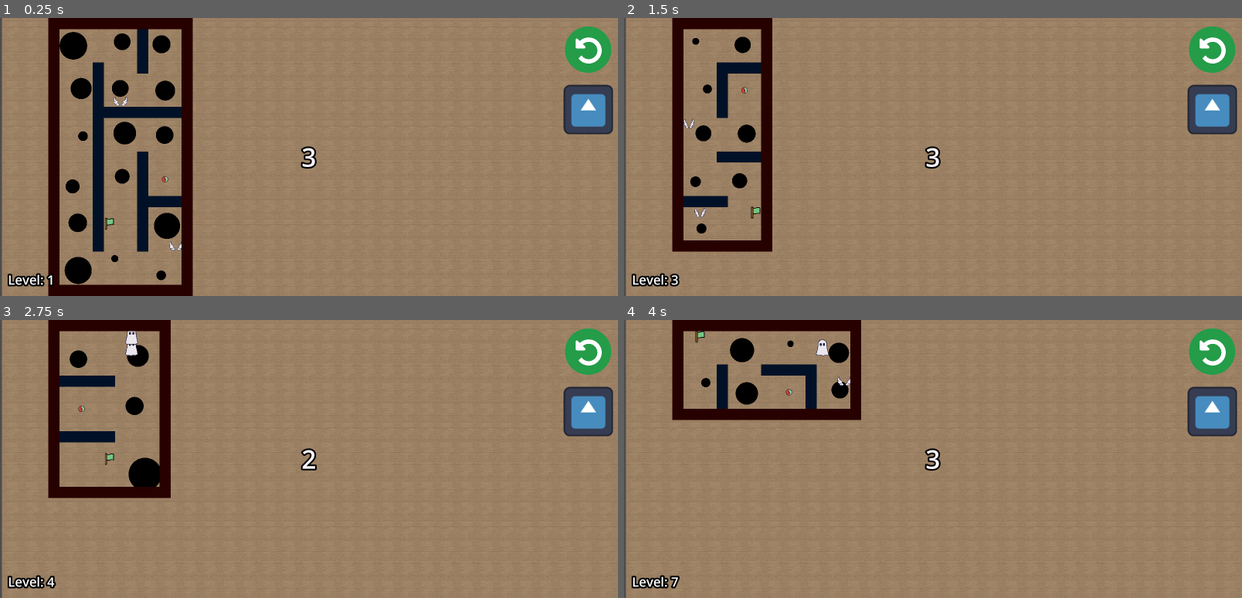
Above: before the commit, frames 1-4 (two rows, left to right).
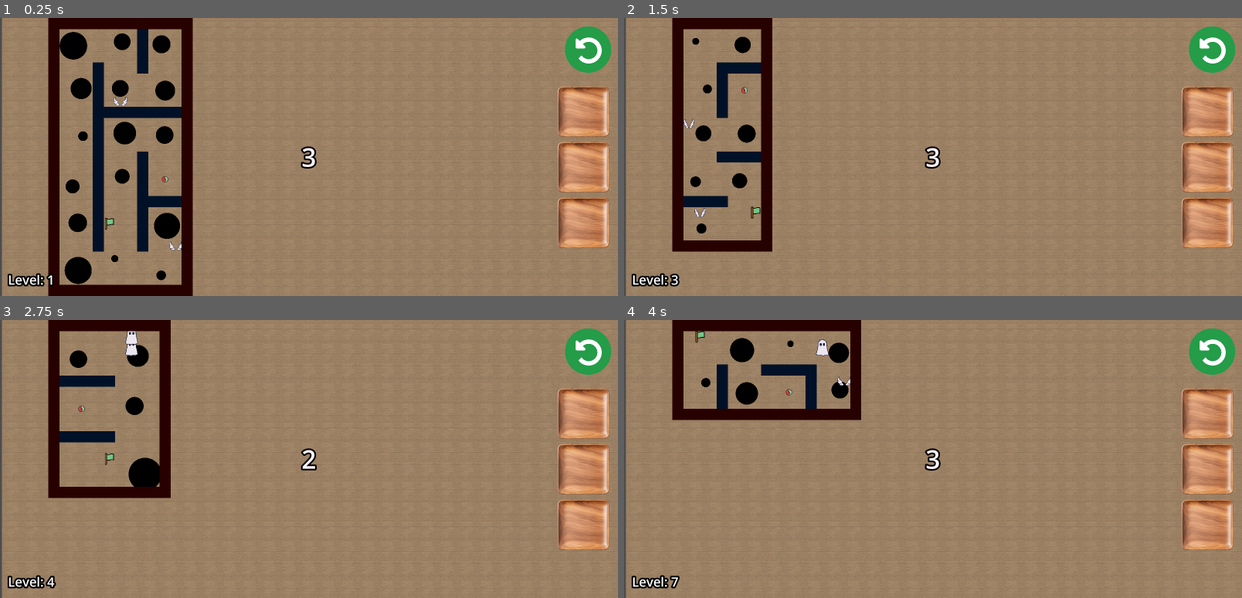
Above: after the commit, the same moments.

Repository: Herovero/GyroMaze
Game: Godot game, scene res://Scenes/main.tscn
Same seed, same stepped clock (60 frames per second), same inputs: the game is played once before the commit and once after it. The engine's default icon, where the game draws it, is replaced by a stand-in: a white triangle on a blue panel in a dark square.
Inputs:
- Up to frame 1 (0.25 s): no input
- Up to frame 2 (1.5 s): tap Enter (ui_accept) at 0.5, 0.77 s; hold Right (ui_right) 0.53-1.28 s; hold Down (ui_down) from 1.28 s (still down)
- Up to frame 3 (2.75 s): tap Enter (ui_accept) at 1.52 s; release Down (ui_down) at 2.03 s; hold Right (ui_right) from 2.03 s (still down)
- Up to frame 4 (4 s): release Right (ui_right) at 2.78 s; hold Up (ui_up) 2.78-3.53 s; tap Enter (ui_accept) at 3.02, 3.5, 3.77 s; hold Left (ui_left) from 3.53 s (still down)

The runs differ from the first frame. In frame 1, 4.4% of the frame differs, in the area x 90-100%, y 23-83%; in frame 2, 4.4%; in frame 3, 4.4%; in frame 4, 4.4%.

Commit message:
Redesigned item slot

Diff:
--- a/Scenes/main.tscn
+++ b/Scenes/main.tscn
@@ -10,9 +10,9 @@
 [ext_resource type="Texture2D" uid="uid://kwratvx20eml" path="res://Assets/0000.png" id="8_344ge"]
 [ext_resource type="Script" uid="uid://cepi1p1cjfakw" path="res://Scripts/level_count.gd" id="8_ynf5e"]
 [ext_resource type="PackedScene" uid="uid://dbm528w4u35n0" path="res://Scenes/finish_point.tscn" id="10_hptm8"]
+[ext_resource type="PackedScene" uid="uid://cy81f3sgiqhtq" path="res://Scenes/powerup_slot.tscn" id="10_jkdf5"]
 [ext_resource type="PackedScene" uid="uid://ggicmeg7fv1h" path="res://Scenes/powerup_ghost.tscn" id="11_d1ilt"]
 [ext_resource type="PackedScene" uid="uid://bi5snb0ma00j1" path="res://Scenes/powerup_wing.tscn" id="12_6iyac"]
-[ext_resource type="Texture2D" uid="uid://b3tfysm02hjvn" path="res://icon.svg" id="13_fdnlq"]
 
 [node name="Node2D" type="Node2D"]
 
@@ -70,17 +70,24 @@
 
 [node name="InGameUIs" type="CanvasLayer" parent="."]
 
+[node name="powerup_slot1" parent="InGameUIs" instance=ExtResource("10_jkdf5")]
+position = Vector2(2120, 220)
+scale = Vector2(0.8, 0.8)
+
+[node name="powerup_slot2" parent="InGameUIs" instance=ExtResource("10_jkdf5")]
+position = Vector2(2120, 436)
+scale = Vector2(0.8, 0.8)
+
+[node name="powerup_slot3" parent="InGameUIs" instance=ExtResource("10_jkdf5")]
+position = Vector2(2120.0002, 651.9999)
+scale = Vector2(0.8, 0.8)
+
 [node name="ResetButton" type="TouchScreenButton" parent="InGameUIs"]
 z_index = 5
 position = Vector2(2194, 33)
 scale = Vector2(0.3, 0.3)
 texture_normal = ExtResource("6_ynf5e")
 action = "ui_accept"
-
-[node name="power_slot1" type="TouchScreenButton" parent="InGameUIs"]
-position = Vector2(2189, 260)
-scale = Vector2(1.5, 1.5)
-texture_normal = ExtResource("13_fdnlq")
 
 [node name="time_countdown" type="Label" parent="InGameUIs"]
 z_index = 2
@@ -109,4 +116,8 @@
 script = ExtResource("8_ynf5e")
 
 [connection signal="timeout" from="Timer" to="Player" method="_on_timer_timeout"]
-[connection signal="released" from="InGameUIs/power_slot1" to="Player" method="_on_powerup_button_released"]
+[connection signal="released" from="InGameUIs/powerup_slot1" to="Player" method="_on_powerup_slot_1_released"]
+[connection signal="released" from="InGameUIs/powerup_slot2" to="Player" method="_on_powerup_slot_2_released"]
+[connection signal="released" from="InGameUIs/powerup_slot3" to="Player" method="_on_powerup_slot_3_released"]
+
+[editable path="InGameUIs/powerup_slot1"]
--- /dev/null
+++ b/Scenes/powerup_slot.tscn
@@ -0,0 +1,141 @@
+[gd_scene load_steps=9 format=3 uid="uid://cy81f3sgiqhtq"]
+
+[ext_resource type="Texture2D" uid="uid://duhvw5fu5hohl" path="res://Assets/item_slot.png" id="1_0gmsy"]
+[ext_resource type="Script" uid="uid://dc1wvh8fx1feb" path="res://Scripts/powerup_slot.gd" id="2_ayo7n"]
+[ext_resource type="Texture2D" uid="uid://ds7tndtrb58hf" path="res://Assets/power-ups/ghost/_a_frm0,2020.png" id="2_m1ae8"]
+[ext_resource type="Texture2D" uid="uid://c0to5aemxs3un" path="res://Assets/power-ups/wing/_a_frm0,2020.png" id="3_ayo7n"]
+
+[sub_resource type="Animation" id="Animation_t2fo7"]
+resource_name = "ghost"
+length = 0.3
+tracks/0/type = "value"
+tracks/0/imported = false
+tracks/0/enabled = true
+tracks/0/path = NodePath("Ghost:scale")
+tracks/0/interp = 1
+tracks/0/loop_wrap = true
+tracks/0/keys = {
+"times": PackedFloat32Array(0, 0.16666667, 0.3),
+"transitions": PackedFloat32Array(1, 1, 1),
+"update": 0,
+"values": [Vector2(0.01, 0.01), Vector2(0.3, 0.3), Vector2(0.25, 0.25)]
+}
+tracks/1/type = "value"
+tracks/1/imported = false
+tracks/1/enabled = true
+tracks/1/path = NodePath("Ghost:visible")
+tracks/1/interp = 1
+tracks/1/loop_wrap = true
+tracks/1/keys = {
+"times": PackedFloat32Array(0),
+"transitions": PackedFloat32Array(1),
+"update": 1,
+"values": [true]
+}
+
+[sub_resource type="Animation" id="Animation_5m144"]
+length = 0.001
+tracks/0/type = "value"
+tracks/0/imported = false
+tracks/0/enabled = true
+tracks/0/path = NodePath("Ghost:scale")
+tracks/0/interp = 1
+tracks/0/loop_wrap = true
+tracks/0/keys = {
+"times": PackedFloat32Array(0),
+"transitions": PackedFloat32Array(1),
+"update": 0,
+"values": [Vector2(0.01, 0.01)]
+}
+tracks/1/type = "value"
+tracks/1/imported = false
+tracks/1/enabled = true
+tracks/1/path = NodePath("Ghost:visible")
+tracks/1/interp = 1
+tracks/1/loop_wrap = true
+tracks/1/keys = {
+"times": PackedFloat32Array(0),
+"transitions": PackedFloat32Array(1),
+"update": 1,
+"values": [false]
+}
+tracks/2/type = "value"
+tracks/2/imported = false
+tracks/2/enabled = true
+tracks/2/path = NodePath("Wing:scale")
+tracks/2/interp = 1
+tracks/2/loop_wrap = true
+tracks/2/keys = {
+"times": PackedFloat32Array(0),
+"transitions": PackedFloat32Array(1),
+"update": 0,
+"values": [Vector2(0.01, 0.01)]
+}
+tracks/3/type = "value"
+tracks/3/imported = false
+tracks/3/enabled = true
+tracks/3/path = NodePath("Wing:visible")
+tracks/3/interp = 1
+tracks/3/loop_wrap = true
+tracks/3/keys = {
+"times": PackedFloat32Array(0),
+"transitions": PackedFloat32Array(1),
+"update": 1,
+"values": [false]
+}
+
+[sub_resource type="Animation" id="Animation_8jqoi"]
+resource_name = "wing"
+length = 0.3
+tracks/0/type = "value"
+tracks/0/imported = false
+tracks/0/enabled = true
+tracks/0/path = NodePath("Wing:scale")
+tracks/0/interp = 1
+tracks/0/loop_wrap = true
+tracks/0/keys = {
+"times": PackedFloat32Array(0, 0.15, 0.3),
+"transitions": PackedFloat32Array(1, 1, 1),
+"update": 0,
+"values": [Vector2(0.01, 0.01), Vector2(0.35, 0.35), Vector2(0.3, 0.3)]
+}
+tracks/1/type = "value"
+tracks/1/imported = false
+tracks/1/enabled = true
+tracks/1/path = NodePath("Wing:visible")
+tracks/1/interp = 1
+tracks/1/loop_wrap = true
+tracks/1/keys = {
+"times": PackedFloat32Array(0),
+"transitions": PackedFloat32Array(1),
+"update": 1,
+"values": [true]
+}
+
+[sub_resource type="AnimationLibrary" id="AnimationLibrary_kpe6h"]
+_data = {
+&"RESET": SubResource("Animation_5m144"),
+&"ghost": SubResource("Animation_t2fo7"),
+&"wing": SubResource("Animation_8jqoi")
+}
+
+[node name="powerup_slot" type="TouchScreenButton"]
+texture_normal = ExtResource("1_0gmsy")
+script = ExtResource("2_ayo7n")
+
+[node name="Ghost" type="Sprite2D" parent="."]
+visible = false
+position = Vector2(180, 180)
+scale = Vector2(0.01, 0.01)
+texture = ExtResource("2_m1ae8")
+
+[node name="Wing" type="Sprite2D" parent="."]
+visible = false
+position = Vector2(180, 180)
+scale = Vector2(0.01, 0.01)
+texture = ExtResource("3_ayo7n")
+
+[node name="AnimationPlayer" type="AnimationPlayer" parent="."]
+libraries = {
+&"": SubResource("AnimationLibrary_kpe6h")
+}
--- /dev/null
+++ b/Scripts/SignalBus.gd
@@ -0,0 +1 @@
+extends Node
--- a/Scripts/player.gd
+++ b/Scripts/player.gd
@@ -20,8 +20,11 @@
 # Remember where the player should reset position to
 var current_start_pos = Vector2.ZERO
 
-var stored_powerup: String = "none"
-@onready var powerup_button: TouchScreenButton = $"../InGameUIs/powerup_button"
+var inventory = ["none", "none", "none"]
+@onready var slots = [$"../InGameUIs/powerup_slot1",
+					  $"../InGameUIs/powerup_slot2",
+					  $"../InGameUIs/powerup_slot3",
+					 ]
 
 # Power up activations
 @onready var maze: TileMapLayer = $"../maze"
@@ -35,6 +38,8 @@
 func _ready():
 	lock_rotation = false
 	shader_material = sprite_2d.material as ShaderMaterial
+
+	update_inventory_ui()
 
 func set_start_position(pos: Vector2):
 	current_start_pos = pos
@@ -144,42 +149,55 @@
 	input_enabled = true
 
 func collect_powerup(powerup_type: String):
-	# If we already have one, decide if we overwrite it or ignore.
-	# For now, let's overwrite it (strategy: picking up new drops old).
-	stored_powerup = powerup_type
-
-	print("Picked up: ", powerup_type)
-
-	# Update UI Button
-	if powerup_button:
-		powerup_button.visible = true
-
-		# Optional: Change button color/icon based on type
-		if powerup_type == "ghost":
-			powerup_button.modulate = Color(0.5, 0.5, 1, 1) # Blueish for Ghost
-		elif powerup_type == "wing":
-			powerup_button.modulate = Color(1, 1, 0, 1)   # Yellow for Wing
-
-func _on_powerup_button_released():
-	use_stored_powerup()
-
-# --- 2. USE ITEM (Called by the UI Button) ---
-func use_stored_powerup():
-	if stored_powerup == "none":
-		return
-
-	if stored_powerup == "ghost":
-		activate_ghost(3) # Use your existing function
-	elif stored_powerup == "wing":
-		activate_wing(5.0) # Use your existing function
-
-	# Clear inventory
-	stored_powerup = "none"
-
-	# Hide button or dim it
-	if powerup_button:
-		powerup_button.visible = false
-		# powerup_btn.modulate = Color(1,1,1,0.5) # Alternative: make it dim
+	# Logic: Find the first empty slot. If full, replace the last one.
+
+	var slot_found = -1
+
+	# Check Slot 0, then 1, then 2
+	for i in range(3):
+		if inventory[i] == "none":
+			slot_found = i
+			break
+
+	if slot_found != -1:
+		# Found an empty spot! Fill it.
+		inventory[slot_found] = powerup_type
+	else:
+		# No empty spots? Replace the LAST one (Slot 2 / Index 2)
+		print("Inventory full! Replacing last item.")
+		inventory[2] = powerup_type
+
+	print("Inventory: ", inventory)
+	update_inventory_ui()
+
+func use_item_at_index(index: int):
+	var type = inventory[index]
+
+	if type == "none":
+		return # Empty slot, do nothing
+
+	# Activate the effect
+	if type == "ghost":
+		activate_ghost(3)
+	elif type == "wing":
+		activate_wing(5.0)
+
+	# Clear JUST this slot
+	inventory[index] = "none"
+
+	# Optional: Shift items? (e.g. Item 2 moves to Item 1?)
+	# For now, let's keep it simple: Just clear the slot.
+
+	update_inventory_ui()
+
+func update_inventory_ui():
+	for i in range(3):
+		var type = inventory[i]
+		var button_node = slots[i]
+
+		if button_node.has_method("update_visuals"):
+			print("yes update visual")
+			button_node.update_visuals(type)
 
 func activate_ghost(charges: int):
 	ghost_charges = charges
@@ -242,3 +260,12 @@
 	force_rotation_lock = false
 
 	print("Wing Deactivated")
+
+func _on_powerup_slot_1_released():
+	use_item_at_index(0)
+
+func _on_powerup_slot_2_released():
+	use_item_at_index(1)
+
+func _on_powerup_slot_3_released():
+	use_item_at_index(2)
--- /dev/null
+++ b/Scripts/powerup_slot.gd
@@ -0,0 +1,24 @@
+extends TouchScreenButton
+
+@onready var animation: AnimationPlayer = $AnimationPlayer
+
+# Called when the node enters the scene tree for the first time.
+func _ready():
+	pass
+
+# Called every frame. 'delta' is the elapsed time since the previous frame.
+func _process(delta):
+	pass
+
+func update_visuals(type: String):
+	if type == "none":
+		pass
+		#animation.play("RESET")
+
+	elif type == "ghost":
+		visible = true
+		animation.play("ghost")
+
+	elif type == "wing":
+		visible = true
+		animation.play("wing")
--- a/project.godot
+++ b/project.godot
@@ -18,6 +18,7 @@
 [autoload]
 
 Global="*res://Scripts/Global.gd"
+SignalBus="*res://Scripts/SignalBus.gd"
 
 [display]
 
Binary file added: Assets/item_slot.png
Not shown, added: Assets/item_slot.png.import
Not shown, added: Scripts/SignalBus.gd.uid
Not shown, added: Scripts/powerup_slot.gd.uid
